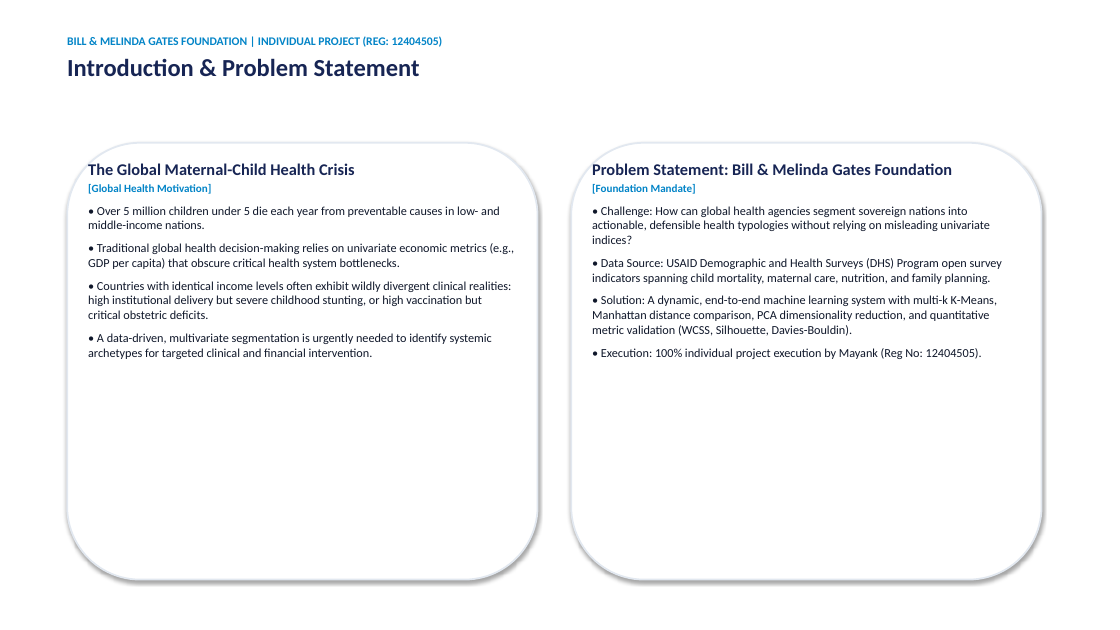
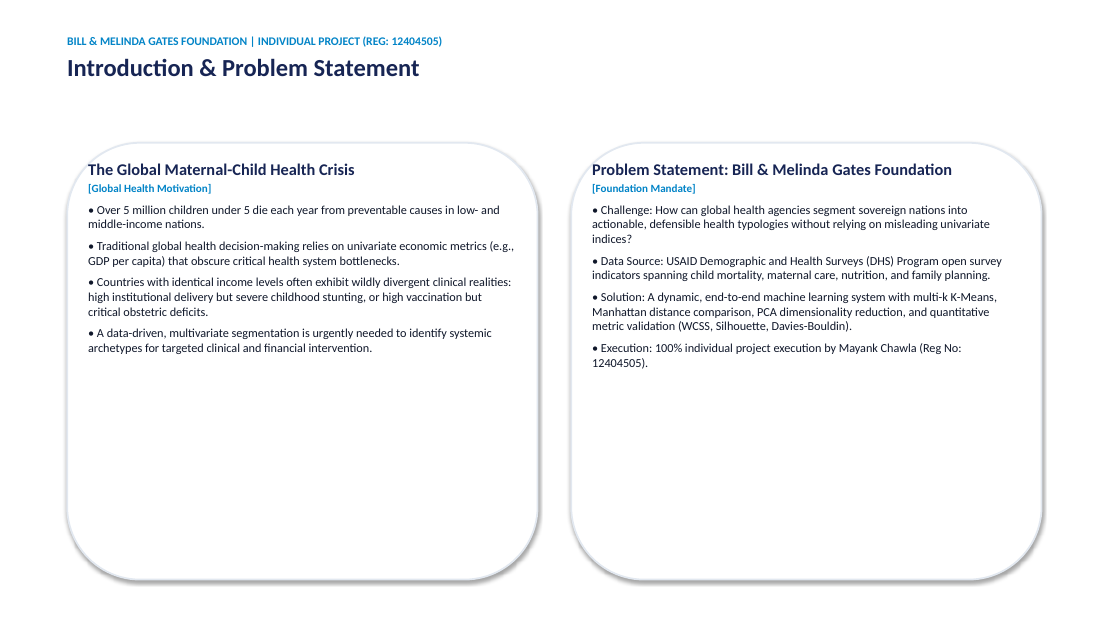
Before and after one commit to Mayank0053/Country-Maternal-Child-Health-Profile-Segmentation-Dashboard--, a slide deck: slide 2 of Country_MCH_Segmentation_Presentation.pptx. Drawn at 1120x630 pixels with LibreOffice and Linux fonts; fonts in the diff are those of the drawing. Boxes give left, top, right and bottom in pixels: in the first picture for what was removed or moved away, otherwise in the second. Text is boxed around its words. In the diff, an @@ line names an element or a change of style, - is before the commit and + after.

Commit message:
docs: add 16-slide presentation with faculty changes, Mayank Chawla sign-off block, and updated report

```diff
--- a/Country_MCH_Segmentation_Presentation.pptx
+++ b/Country_MCH_Segmentation_Presentation.pptx
@@ text at bbox=[88, 205, 515, 354]: less space between paragraphs @@
@@ text at bbox=[592, 205, 1002, 332]: less space between paragraphs @@
@@ text at bbox=[592, 343, 962, 369]: text changed @@
-• Execution: 100% individual project execution by Mayank (Reg No: 12404505).
+• Execution: 100% individual project execution by Mayank Chawla (Reg No: 12404505).
```
Also in this commit, not shown: 12 other slides changed, 2 slides added, 5 other files.
